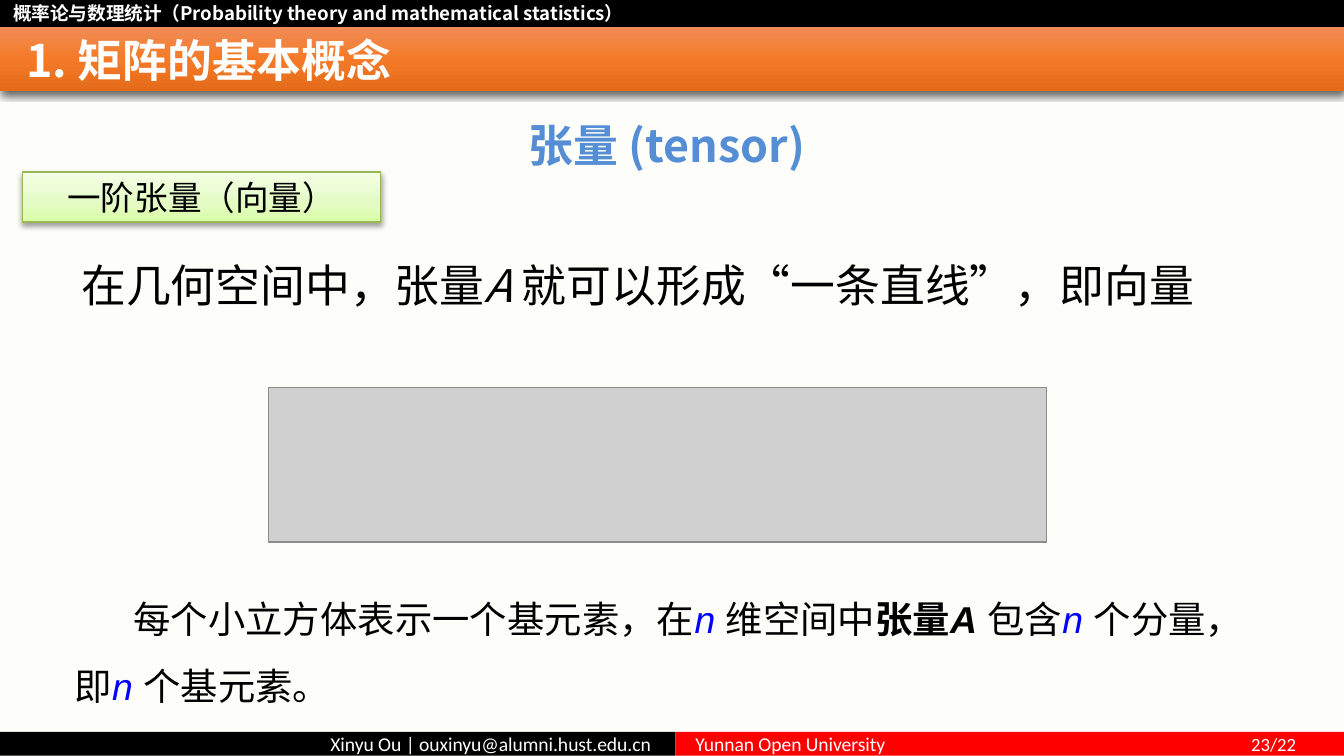
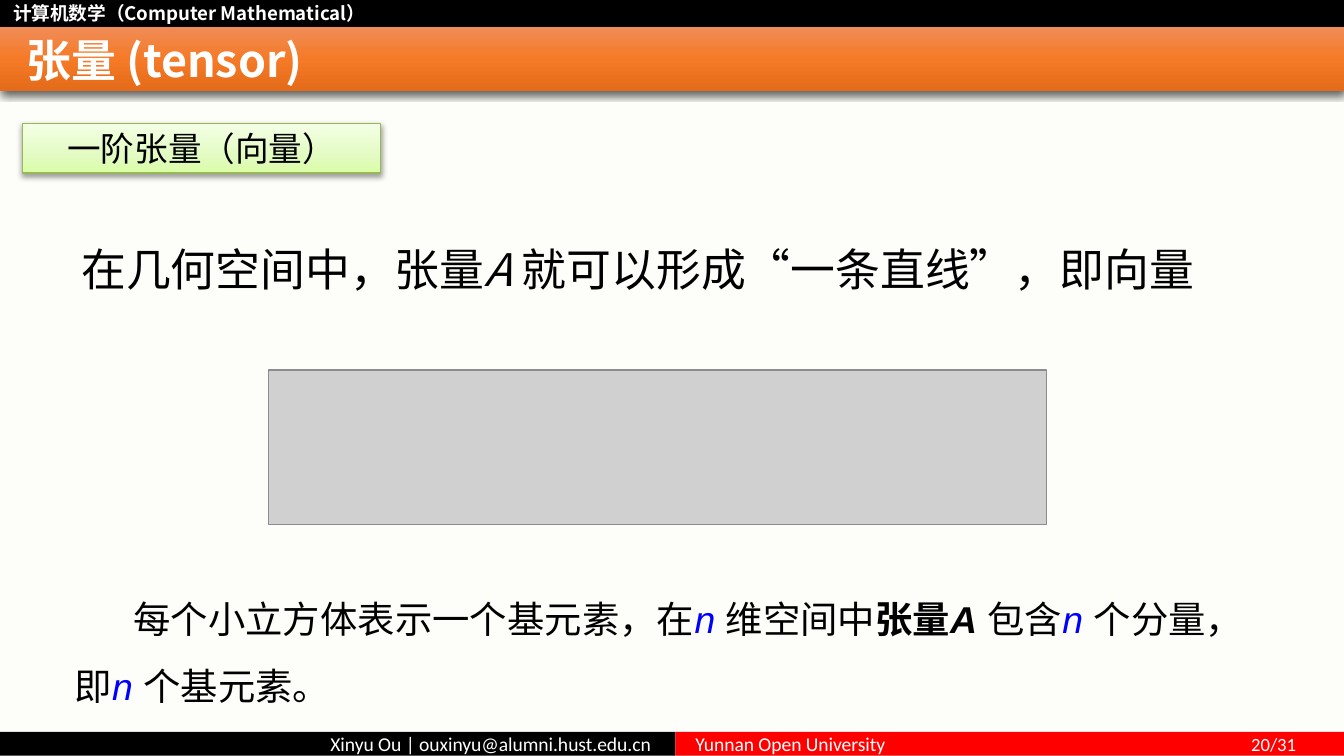
Before and after one commit to ouxinyu/Teaching, a slide deck: slide 20 of ComputerMath/PPT/Ch01Introduction.pptx (slide 23 before the commit). Drawn at 1344x756 pixels with LibreOffice and Linux fonts; fonts in the diff are those of the drawing; grey boxes stand for pictures. Boxes give left, top, right and bottom in pixels: in the first picture for what was removed or moved away, otherwise in the second. Text is boxed around its words. In the diff, an @@ line names an element or a change of style, - is before the commit and + after.

```diff
--- a/ComputerMath/PPT/Ch01Introduction.pptx
+++ b/ComputerMath/PPT/Ch01Introduction.pptx
@@ text at bbox=[13, 4, 365, 24]: text changed @@
-概率论与数理统计（Probability theory and mathematical statistics）
+计算机数学（Computer Mathematical）
@@ title at bbox=[26, 39, 302, 88]: text changed @@
-1. 矩阵的基本概念
+张量 (tensor)
@@ rectangle "一阶张量（向量）": place and size @@
-rectangle "一阶张量（向量）" at bbox=[23, 172, 382, 222]
+rectangle "一阶张量（向量）" at bbox=[23, 124, 382, 173]
@@ text removed at bbox=[529, 124, 805, 171] @@
-张量 (tensor)
@@ text "在几何空间中，张量A 就可以形成“一条直线”，即向量": place and size @@
-text "在几何空间中，张量A 就可以形成“一条直线”，即向量" at bbox=[81, 264, 1194, 307]
+text "在几何空间中，张量A 就可以形成“一条直线”，即向量" at bbox=[81, 248, 1194, 291]
@@ picture: place and size @@
-picture at bbox=[269, 387, 1047, 542]
+picture at bbox=[269, 370, 1047, 524]
@@ text in rectangle at bbox=[695, 737, 1296, 756]: text changed @@
-Yunnan Open University 23/22
+Yunnan Open University 20/31
```
Also in this commit, not shown: 29 other slides changed, 1 slide added, 27 slides removed, 53 other files.
